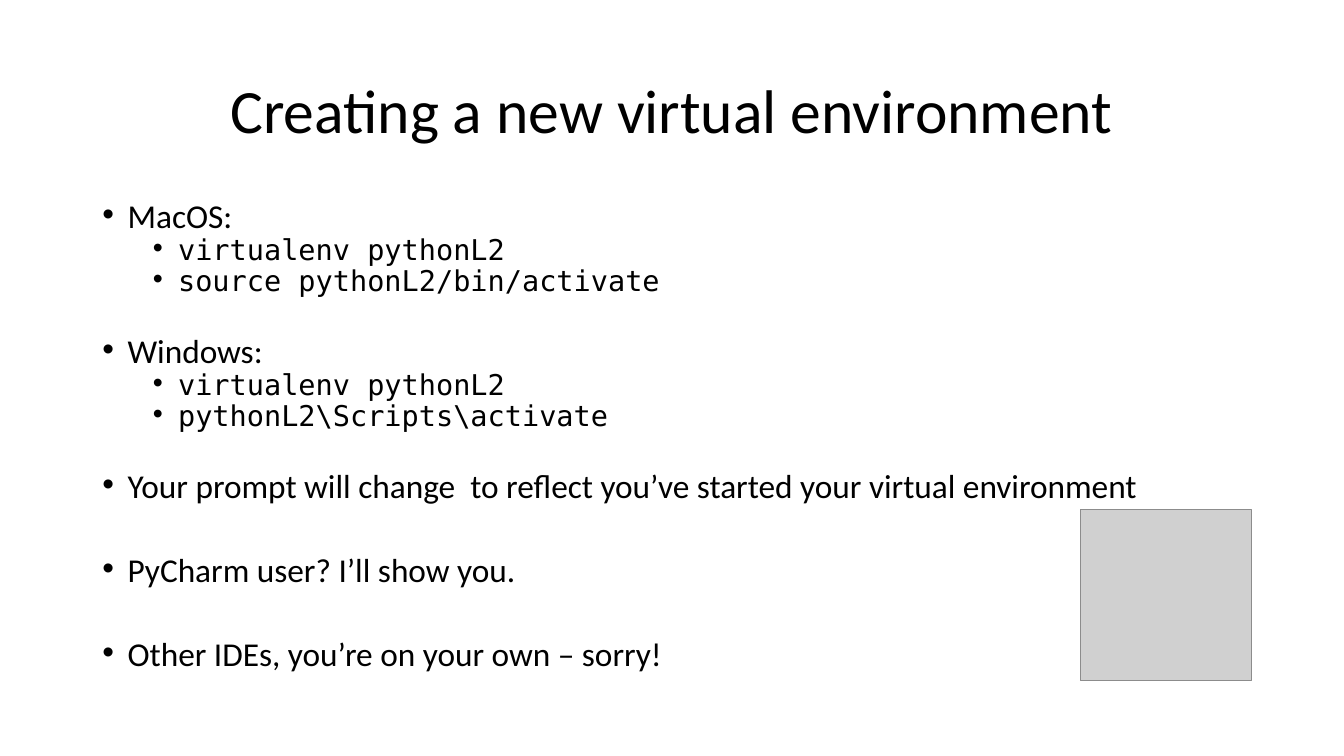
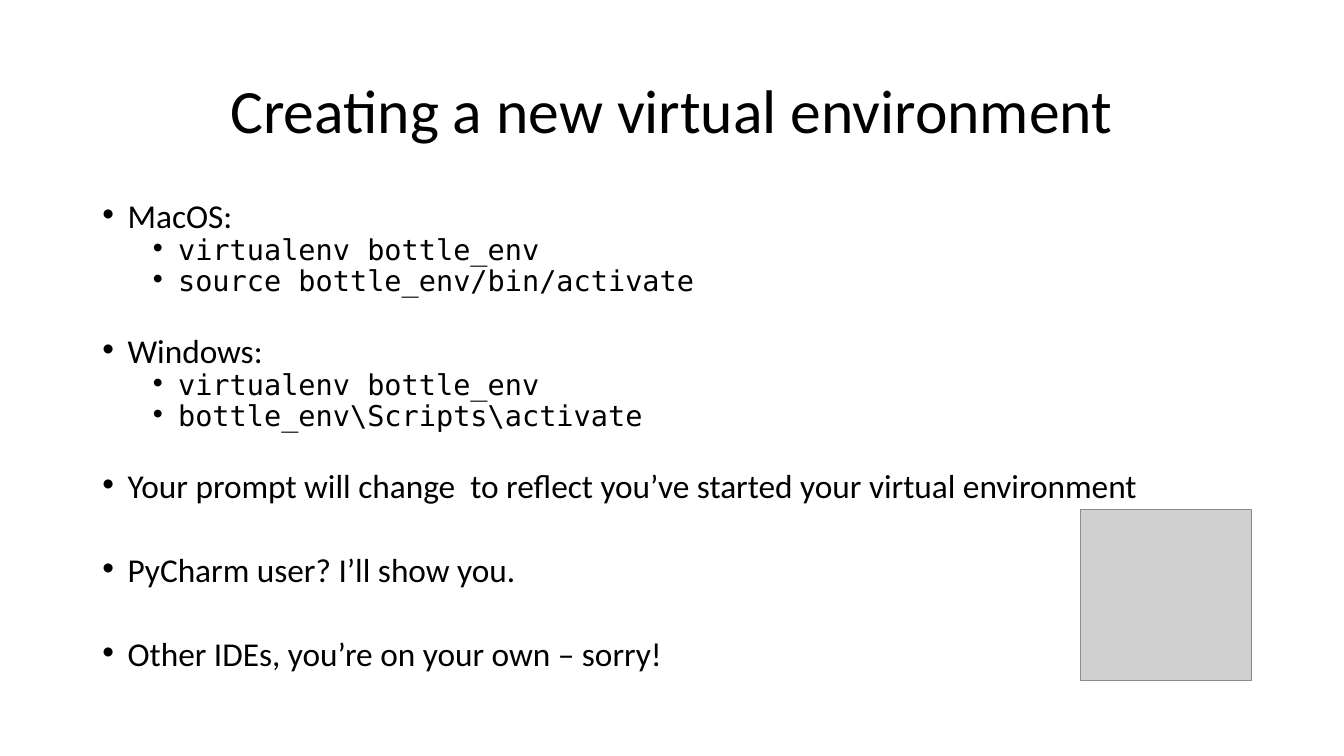
Before and after one commit to wilkotom/python_examples, a slide deck: slide 6 of Python Level 2/Lesson 6/Session 6.pptx. Drawn at 1344x756 pixels with LibreOffice and Linux fonts; fonts in the diff are those of the drawing; grey boxes stand for pictures. Boxes give left, top, right and bottom in pixels: in the first picture for what was removed or moved away, otherwise in the second. Text is boxed around its words. In the diff, an @@ line names an element or a change of style, - is before the commit and + after.

```diff
--- a/Python Level 2/Lesson 6/Session 6.pptx
+++ b/Python Level 2/Lesson 6/Session 6.pptx
@@ text at <box>178,238,694,297</box>: text changed @@
-  • virtualenv pythonL2
-  • source pythonL2/bin/activate
+  • virtualenv bottle_env
+  • source bottle_env/bin/activate
@@ text at <box>178,373,642,432</box>: text changed @@
-  • virtualenv pythonL2
-  • pythonL2\Scripts\activate
+  • virtualenv bottle_env
+  • bottle_env\Scripts\activate
```
Also in this commit, not shown: 4 other slides changed.
